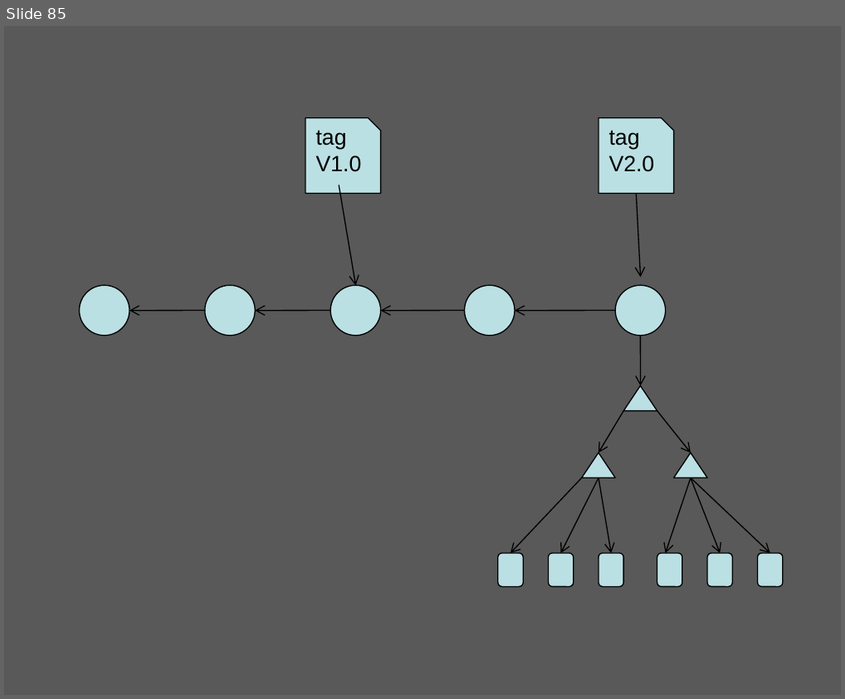
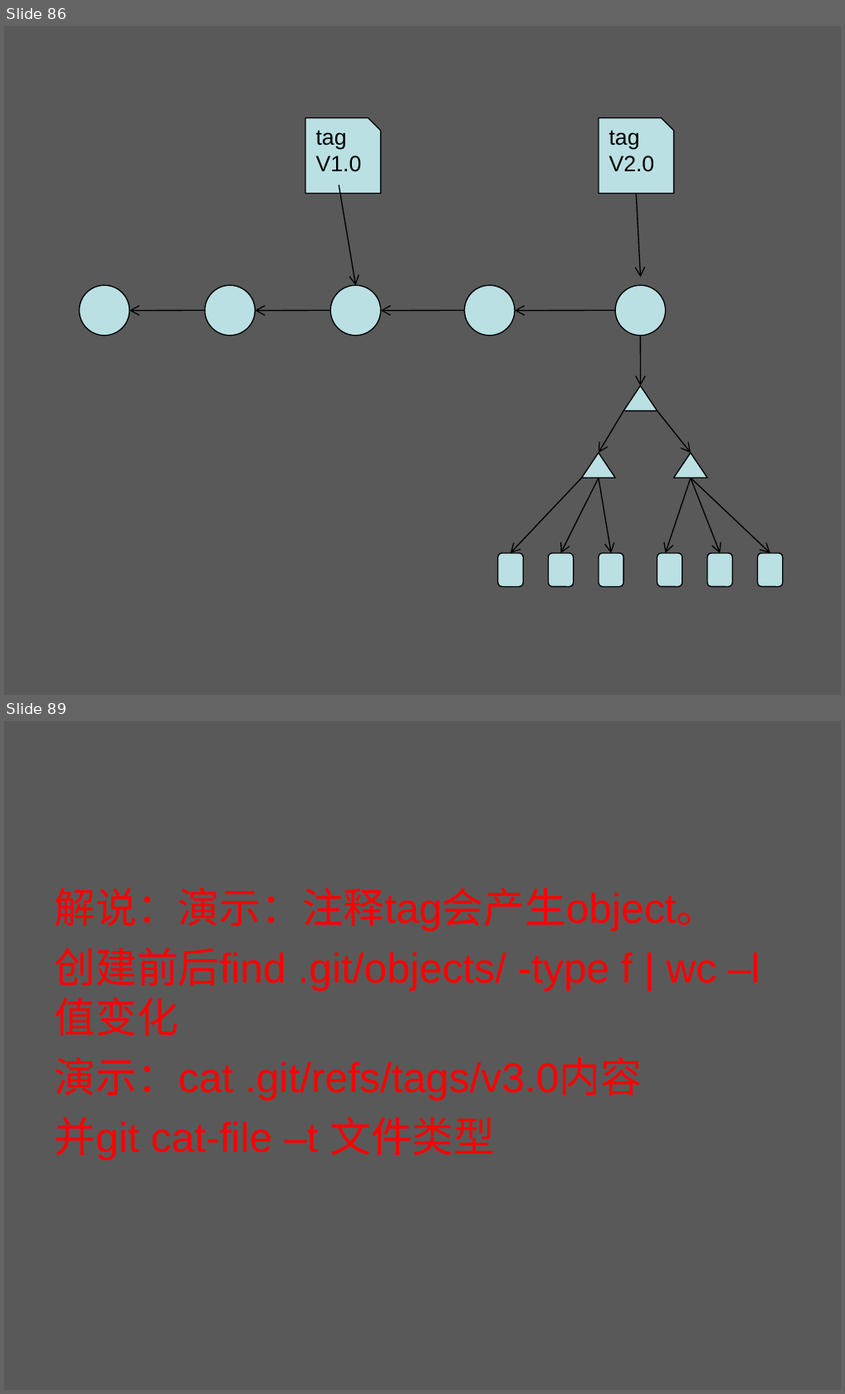
Before and after one commit to zhuxiaosheng/code, a slide deck: git.ppt. Shown one above the other, each under a label of ours: slide 85 before the commit, slides 86 and 89 after it; the slides between them are not shown. The pictures are 845x699 and 845x1394 pixels, drawn with LibreOffice and Linux fonts; fonts in the diff are those of the drawing; background and template pictures are left out. Boxes give left, top, right and bottom in pixels: in the first picture for what was removed or moved away, otherwise in the second. Text is boxed around its words. In the diff, an @@ line names an element or a change of style, - is before the commit and + after.

```diff
--- a/git.ppt
+++ b/git.ppt
@@ slide 89 added at box(4, 721, 841, 1390), background picture (left out) @@
@@ text added at box(55, 888, 760, 1161), 28 pt, text #FF0000 @@
+解说：演示：注释tag会产生object。
+创建前后find .git/objects/ -type f | wc –l 值变化
+演示：cat .git/refs/tags/v3.0内容
+并git cat-file –t 文件类型
@@ what was slide 85 is now slide 86 @@
```
Also in this commit, not shown: 2 slides changed, 4 other slides added.
